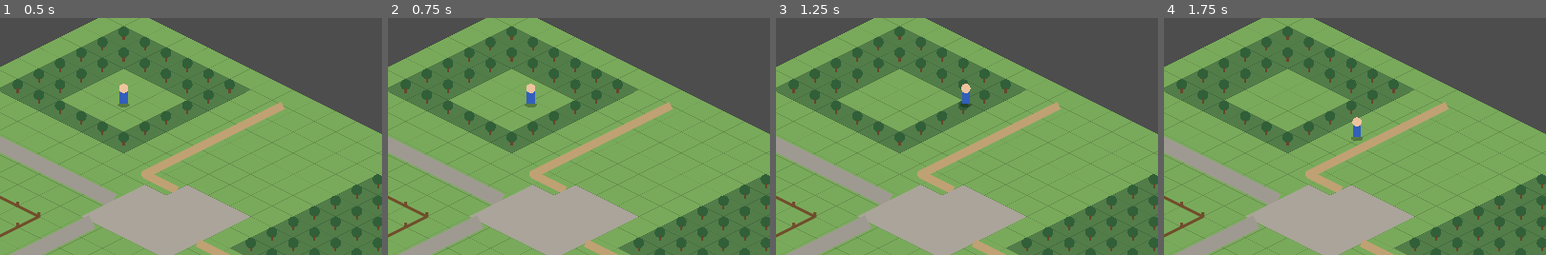
Above: before the commit, frames 1-4 (left to right).
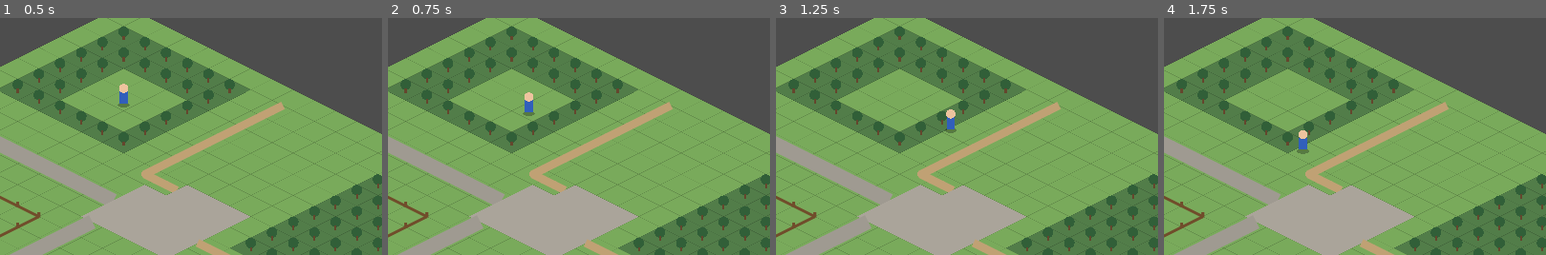
Above: after the commit, the same moments.

Repository: hkolberg/lille-gaardsliv
Game: Godot game, scene res://main.tscn
The game is run twice, just before and just after one commit, with the same random seed, the same clock (stepped at 60 frames per second) and the same inputs.
Inputs (mouse positions are % of the whole screen's width and height, from its top left):
- Up to frame 1 (0.5 s): no input
- Up to frame 2 (0.75 s): tap Enter at 0.5 s; move the mouse to (72, 48) at 0.52 s; hold D (move_right) from 0.53 s (still down); click (72, 48) at 0.67 s
- Up to frame 3 (1.25 s): keep holding D (move_right)
- Up to frame 4 (1.75 s): tap Space at 1.25 s; move the mouse to (30, 59) at 1.27 s; release D (move_right) at 1.28 s; hold S (move_down) from 1.28 s (still down)
The pictures show only the part of the screen within x 34-84%, y 12-62%; the shares and areas given below are measured in that part.

Frame 1 is identical in both runs. In frame 2, 0.3% of the frame differs, in the area x 35-39%, y 27-42%; in frame 3, 0.4%; in frame 4, 0.4%, in the area x 34-52%, y 41-58%.

Commit message:
Align player movement to isometric grid axes

Diff:
--- a/godot/main.gd
+++ b/godot/main.gd
@@ -143,8 +143,10 @@
 	var walk_speed := _walking_speed_at(player_grid)
 	if input.length() > 0.0:
 		has_target = false
-		# Screen-direction movement feels natural in an isometric view.
-		_try_move_screen(input.normalized() * walk_speed * delta)
+		# Keyboard input follows the actual isometric grid axes.
+		# This prevents gradual sideways drift when walking along a diagonal map axis.
+		var screen_direction := _grid_input_to_screen_direction(input)
+		_try_move_screen(screen_direction * walk_speed * delta)
 	elif has_target:
 		var d := player_screen.direction_to(target_screen)
 		if player_screen.distance_to(target_screen) > 5.0:
@@ -152,6 +154,16 @@
 		else:
 			has_target = false
 	queue_redraw()
+
+func _grid_input_to_screen_direction(input: Vector2) -> Vector2:
+	# Grid X maps down-right/up-left; grid Y maps down-left/up-right.
+	# Converting through the same 2:1 projection used by _iso_f keeps motion
+	# exactly parallel to tile edges/road axes.
+	var screen_vector := Vector2(
+		(input.x - input.y) * TILE_W * 0.5,
+		(input.x + input.y) * TILE_H * 0.5
+	)
+	return screen_vector.normalized()
 
 func _walking_speed_at(pos: Vector2) -> float:
 	var x := clampi(int(floor(pos.x)), 0, GRID_W - 1)
